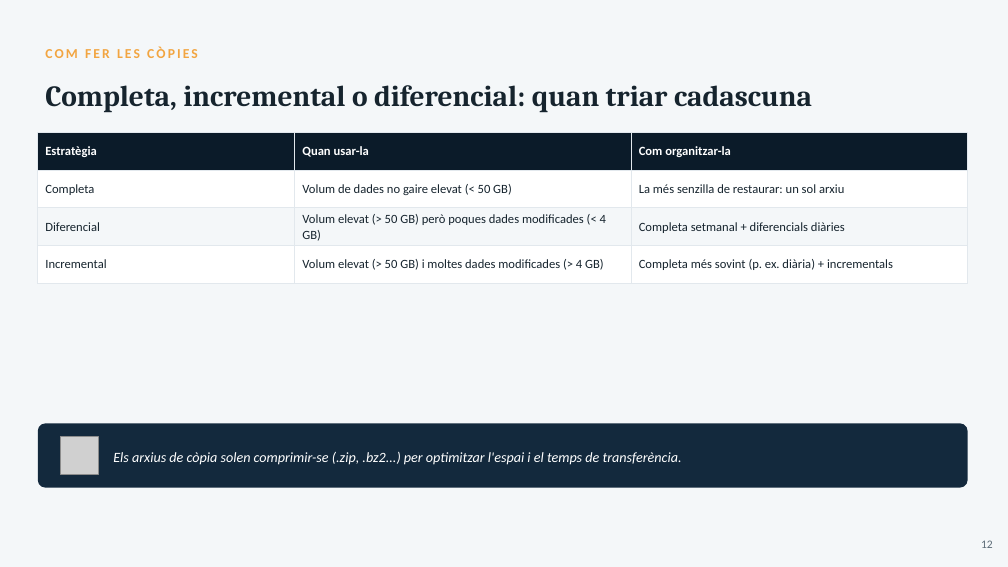
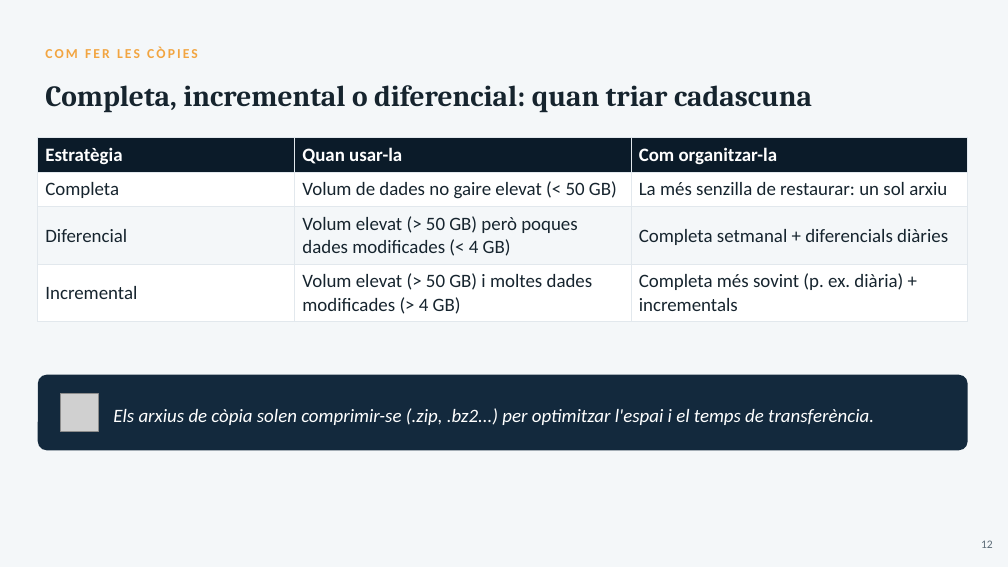
Before and after one commit to joansanchezescudero/SMX_0226_Seguretat_Informatica, a slide deck: slide 12 of RA2 - Emmagatzematge i copies de seguretat/AA3 - Copies de seguretat/RA2_AA3_Copies_de_seguretat.pptx. Drawn at 1008x567 pixels with LibreOffice and Linux fonts; fonts in the diff are those of the drawing; grey boxes stand for pictures. Boxes give left, top, right and bottom in pixels: in the first picture for what was removed or moved away, otherwise in the second. Text is boxed around its words. In the diff, an @@ line names an element or a change of style, - is before the commit and + after.

```diff
--- a/RA2 - Emmagatzematge i copies de seguretat/AA3 - Copies de seguretat/RA2_AA3_Copies_de_seguretat.pptx
+++ b/RA2 - Emmagatzematge i copies de seguretat/AA3 - Copies de seguretat/RA2_AA3_Copies_de_seguretat.pptx
@@ table at (x1=38, y1=138, x2=968, y2=322) @@
@@ size 12 to 18 pt @@
@@ table resized from (x1=38, y1=132, x2=968, y2=274) to (x1=38, y1=138, x2=968, y2=322) @@
@@ rounded rectangle resized from (x1=38, y1=423, x2=968, y2=488) to (x1=38, y1=375, x2=968, y2=451) @@
@@ picture moved from (x1=60, y1=437, x2=98, y2=475) to (x1=60, y1=394, x2=98, y2=432) @@
@@ text "Els arxius de còpia solen ..." moved from (x1=113, y1=452, x2=682, y2=465) to (x1=113, y1=408, x2=874, y2=425) @@
@@ text "Els arxius de còpia solen ..." at (x1=113, y1=408, x2=874, y2=425): size 13.5 to 18 pt; line spacing 18pt to 25.9pt @@
```
Also in this commit, not shown: 26 other slides changed, 1 other file.
